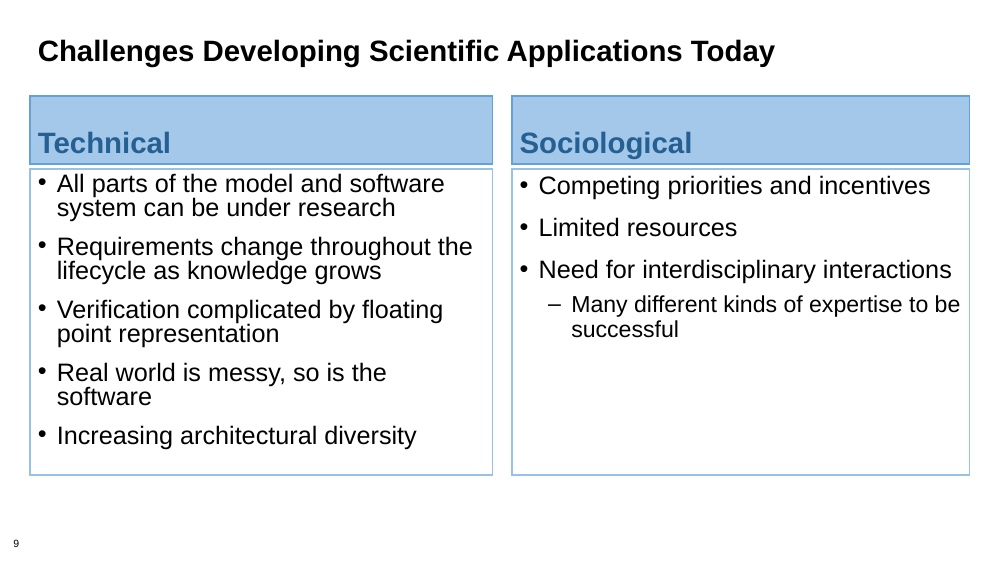
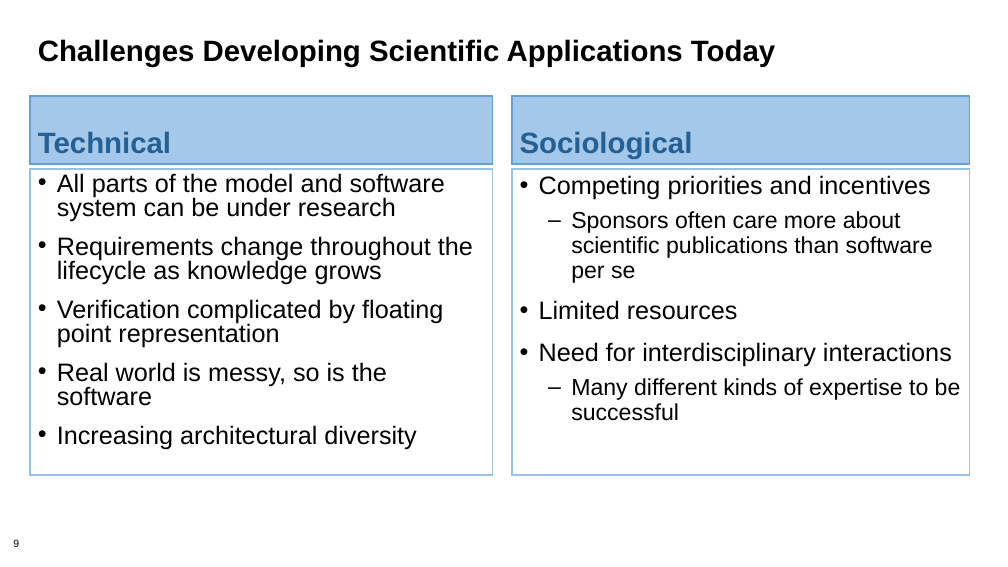
Before and after one commit to betterscientificsoftware/bssw-tutorial, a slide deck: slide 9 of presentations/01-overview.pptx. Drawn at 1008x567 pixels with LibreOffice and Linux fonts; fonts in the diff are those of the drawing; background and template pictures are left out. Boxes give left, top, right and bottom in pixels: in the first picture for what was removed or moved away, otherwise in the second. Text is boxed around its words. In the diff, an @@ line names an element or a change of style, - is before the commit and + after.

```diff
--- a/presentations/01-overview.pptx
+++ b/presentations/01-overview.pptx
@@ text at [571,211,933,283]: paragraph added @@
+  – Sponsors often care more about scientific publications than software per se
```
Also in this commit, not shown: 5 other slides changed, 8 other files.
